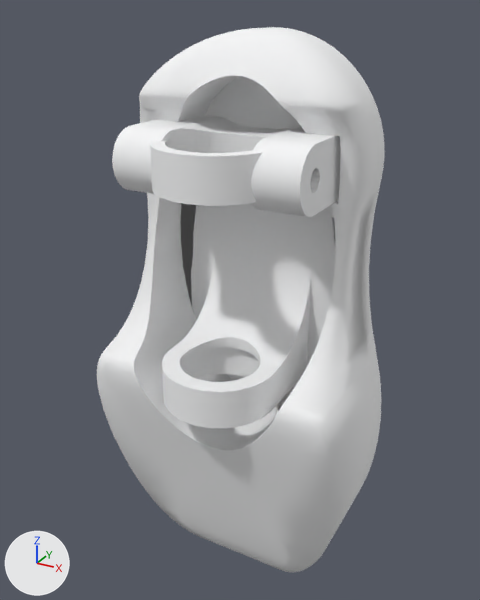
An edit to the OBJ model GMR_Wato/humanoid_urdf/meshes/l_foot_2.obj, drawn before and after from the same camera.
Both versions are drawn from a 50 mm camera at (272.0, -225.0, 87.0) aimed at (151.0, -5.0, -23.0). Every picture has the same lights, and +X, +Y and +Z are marked at lower left. The picture after the commit comes second. Where no turn or scale is listed for an object, it has been applied to the vertices. Vertices at exactly the same position are counted once.

The scene before the commit, as lines of its bpy script (objects in view):
```python
me_l_foot_2 = bpy.data.meshes.new('l_foot_2')
me_l_foot_2.from_pydata(...)  # 2328 vertices, 4688 faces; spans x 98.0..207.0, y -47.0..20.0, z -163.0..80.0
me_l_foot_2.materials.append(mat_l_foot_2)  # white #f6f7f8
ob_l_foot_2 = bpy.data.objects.new('l_foot_2', me_l_foot_2)
ob_l_foot_2.location = (0.0, 0.0, 0.0)
```
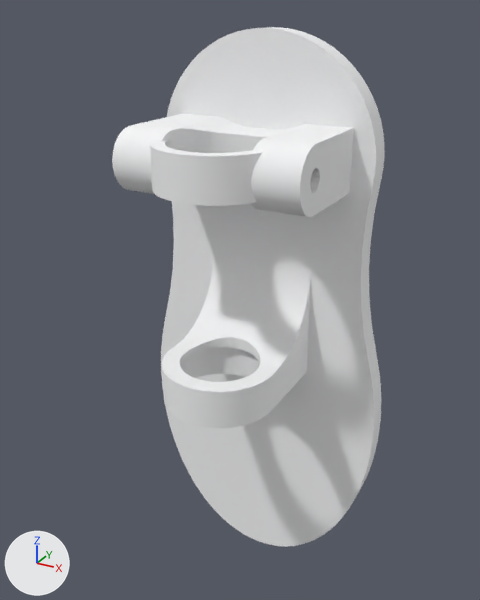
What differs and where, as boxes (x1, y1, x2, y2) in the pictures (480 x 600 px):
'l_foot_2', reshaped: before (97, 27, 385, 572); after (112, 27, 385, 546)
part 1 of me_l_foot_2, deleted: before (97, 28, 376, 572)

Edits to the bpy script that builds the scene:
```text
Change me_l_foot_2:
    used by ob_l_foot_2; location = (0.0, 0.0, 0.0)
    remove me_l_foot_2.from_pydata(...)  # 2328 vertices, 4688 faces; spans x 98.0..207.0, y -47.0..20.0, z -163.0..80.0
    add me_l_foot_2.from_pydata(...)  # 1313 vertices, 2630 faces; spans x 98.0..207.0, y -47.0..20.0, z -163.0..80.0
    me_l_foot_2 part 1: 1015 vertices removed from x 98.0..207.0, y -39.0..10.0, z -163.0..80.0
```
